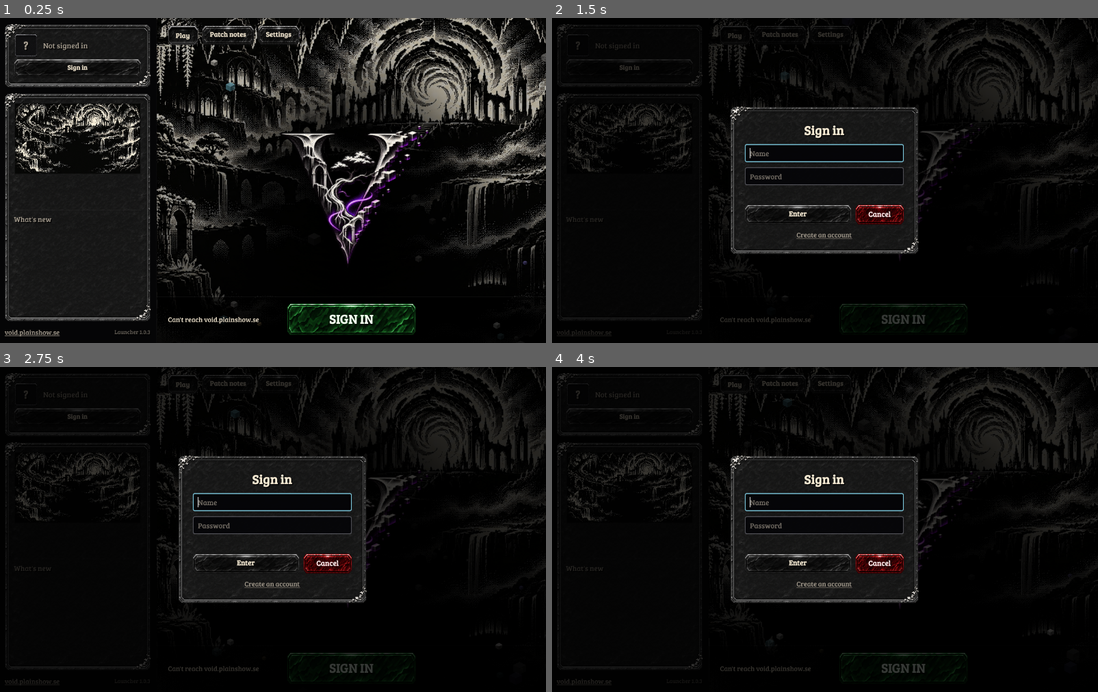
Above: before the commit, frames 1-4 (two rows, left to right).
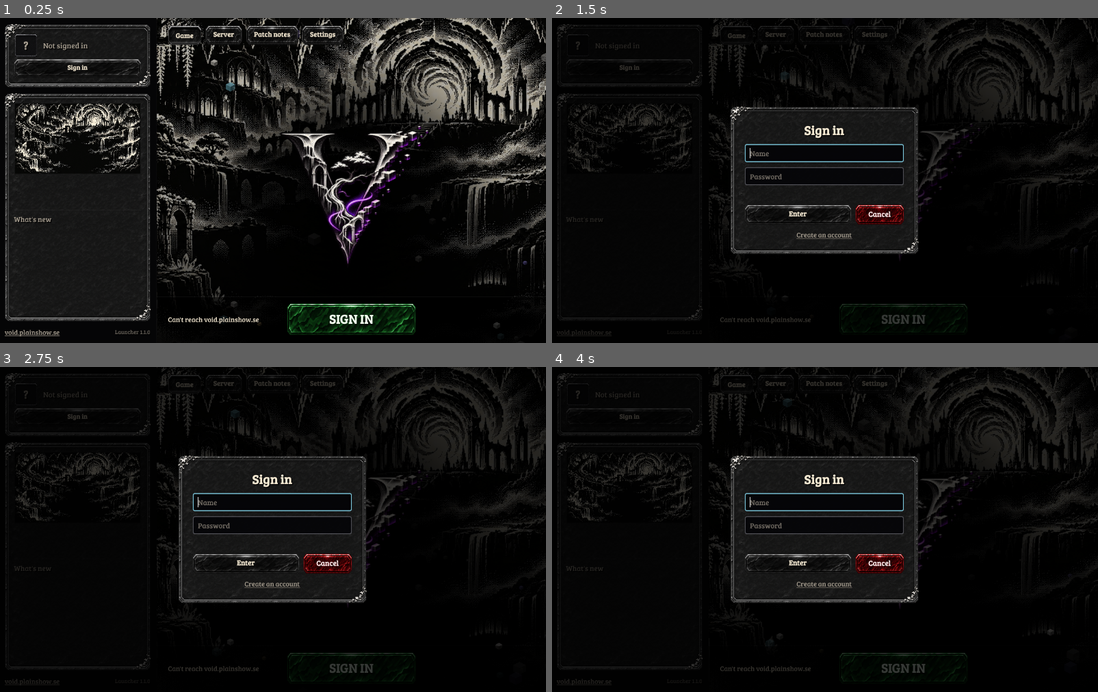
Above: after the commit, the same moments.

Repository: huggan360/void_of_exile_launcher
Game: Godot game, scene res://main.tscn
Same seed, same stepped clock (60 frames per second), same inputs: the game is played once before the commit and once after it.
Inputs (mouse positions are in pixels of both pictures, inside the frame that each line leads up to):
- Up to frame 1 (0.25 s): no input
- Up to frame 2 (1.5 s): click "Sign in" at 0.5 s; click (737, 34) at 1.25 s, where only the run after the commit has a clickable "Game"
- Up to frame 3 (2.75 s): click "Patch notes" at 2 s
- Up to frame 4 (4 s): click (775, 383) at 2.75 s, where only the run after the commit has a clickable "Server"; click "Settings" at 3.5 s

The runs differ from the first frame. In frame 1, 0.7% of the frame differs, in the area x 20-63%, y 2-98%; in frame 2, 0.2%; in frame 3, 0.2%; in frame 4, 0.2%.

Commit message:
Launcher 1.1.0: Game and Server; host a server of your own (settings, start/stop, players, kick, log)
Co-Authored-By: Claude Opus 5.5 <noreply@anthropic.com>

Diff:
--- a/project.godot
+++ b/project.godot
@@ -5,7 +5,7 @@
 
 config/name="Void of Exile Launcher"
 config/description="Installs, updates and starts Void of Exile."
-config/version="1.0.3"
+config/version="1.1.0"
 run/main_scene="res://main.tscn"
 config/features=PackedStringArray("4.7", "GL Compatibility")
 config/icon="res://assets/icon.png"
--- a/scripts/launcher.gd
+++ b/scripts/launcher.gd
@@ -2,13 +2,18 @@
 ## Void of Exile launcher: account on the left with the newest release and its
 ## notes, the play area on the right. The game only starts on the latest
 ## release; updates download just the chunks that changed (see updater.gd).
-
-const VERSION := "1.0.3"
+## Game and Server at the top choose what the big button does: play, or host a
+## server of your own (server_host.gd; signed in only).
+
+const VERSION := "1.1.0"
 const RECHECK := 300.0
 
 var net := Net.new()
 var accounts := Accounts.new()
 var updater: Updater
+var host: ServerHost
+## "game" or "server": what the big button at the bottom does.
+var mode := "game"
 
 var latest := {}
 var me := {}
@@ -38,6 +43,15 @@
 var login_error: Label
 var login_go: Button
 var account_menu: PopupMenu
+# Server page
+var stop_button: Button
+var server_body: Control
+var server_signin: Control
+var server_status: Label
+var server_fields := {}
+var players_title: Label
+var players_list: VBoxContainer
+var server_log: RichTextLabel
 
 
 func _ready() -> void:
@@ -47,9 +61,23 @@
 	updater = Updater.new(net)
 	add_child(updater)
 	updater.progress.connect(_on_progress)
+	host = ServerHost.new(net)
+	add_child(host)
+	host.updater.progress.connect(_on_progress)
+	host.changed.connect(_on_host_changed)
+	host.log_line.connect(_on_server_log)
+	get_tree().auto_accept_quit = false
 	_build()
 	_refresh_account()
 	_check()
+
+
+func _notification(what: int) -> void:
+	if what == NOTIFICATION_WM_CLOSE_REQUEST:
+		if host and host.running:
+			status.text = "Stopping your server: saving the players"
+			await host.shutdown()
+		get_tree().quit()
 
 
 func _process(delta: float) -> void:
@@ -193,9 +221,9 @@
 	top_pad.add_theme_constant_override("margin_top", 18)
 	top_pad.add_child(top)
 	col.add_child(top_pad)
-	for key in ["play", "notes", "settings"]:
+	for key in ["play", "server", "notes", "settings"]:
 		var b := UI.stone_button(Button.new(), 16)
-		b.text = {play = "Play", notes = "Patch notes", settings = "Settings"}[key]
+		b.text = {play = "Game", server = "Server", notes = "Patch notes", settings = "Settings"}[key]
 		b.toggle_mode = true
 		b.pressed.connect(_show_page.bind(key))
 		tabs[key] = b
@@ -205,6 +233,7 @@
 	stack.size_flags_vertical = SIZE_EXPAND_FILL
 	col.add_child(stack)
 	pages.play = _play_page()
+	pages.server = _server_page()
 	pages.notes = _notes_page()
 	pages.settings = _settings_page()
 	for p: Control in pages.values():
@@ -348,6 +377,12 @@
 	play.custom_minimum_size = Vector2(300, 74)
 	play.pressed.connect(_on_play)
 	row.add_child(play)
+	stop_button = UI.red_button(Button.new(), 30)
+	stop_button.custom_minimum_size = Vector2(300, 74)
+	stop_button.text = "STOP SERVER"
+	stop_button.visible = false
+	stop_button.pressed.connect(func() -> void: host.stop())
+	row.add_child(stop_button)
 
 	installed_label = UI.label("", 14, UI.DIM)
 	installed_label.size_flags_horizontal = SIZE_EXPAND_FILL
@@ -363,6 +398,11 @@
 		tabs[k].set_pressed_no_signal(k == key)
 	if key == "notes":
 		_load_notes()
+	if key in ["play", "server"]:
+		mode = "server" if key == "server" else "game"
+		if mode == "server" and host.latest.is_empty():
+			host.check()
+		_update_play()
 
 
 # --- account ----------------------------------------------------------------------
@@ -371,6 +411,7 @@
 	me = {}
 	_draw_account()
 	_update_play()
+	_draw_server()
 	var token := accounts.token()
 	if token == "":
 		return
@@ -603,6 +644,11 @@
 # --- play / install ---------------------------------------------------------------
 
 func _update_play() -> void:
+	if mode == "server":
+		_update_server_button()
+		return
+	stop_button.visible = false
+	play.visible = true
 	var have := updater.installed_version()
 	installed_label.text = ("Installed  %s" % have) if have != "" else ""
 	if busy:
@@ -628,6 +674,9 @@
 
 
 func _on_play() -> void:
+	if mode == "server":
+		_on_server_button()
+		return
 	if accounts.current() == "":
 		_open_login()
 	elif not updater.is_current(latest):
@@ -673,3 +722,300 @@
 		return
 	status.text = "Void of Exile is running"
 	get_window().mode = Window.MODE_MINIMIZED
+
+
+# --- server -----------------------------------------------------------------------
+
+func _server_page() -> Control:
+	var page := Control.new()
+	var pad := MarginContainer.new()
+	pad.set_anchors_preset(PRESET_FULL_RECT)
+	for m in ["margin_left", "margin_right"]:
+		pad.add_theme_constant_override(m, 26)
+	pad.add_theme_constant_override("margin_top", 16)
+	pad.add_theme_constant_override("margin_bottom", 16)
+	page.add_child(pad)
+	var row := HBoxContainer.new()
+	row.add_theme_constant_override("separation", 18)
+	pad.add_child(row)
+	server_body = row
+
+	# Settings: only what a host may change; the game itself is locked.
+	var left := PanelContainer.new()
+	left.add_theme_stylebox_override("panel", UI.panel(24))
+	left.custom_minimum_size.x = 420
+	var lcol := VBoxContainer.new()
+	lcol.add_theme_constant_override("separation", 10)
+	left.add_child(lcol)
+	lcol.add_child(UI.label("Your server", 28, UI.TEXT, true))
+	server_status = UI.label("", 15, UI.DIM)
+	server_status.autowrap_mode = TextServer.AUTOWRAP_WORD_SMART
+	lcol.add_child(server_status)
+	lcol.add_child(_rule())
+	var grid := GridContainer.new()
+	grid.columns = 2
+	grid.add_theme_constant_override("h_separation", 14)
+	grid.add_theme_constant_override("v_separation", 10)
+	lcol.add_child(grid)
+	_setting(grid, "name", "Name", UI.field("My Void Realm"))
+	_setting(grid, "motd", "Message", UI.field("Welcome to the Void."))
+	_setting(grid, "max_players", "Players", _number(1, 300))
+	_setting(grid, "port", "Port", _number(1024, 65000))
+	var memory := UI.stone_button(OptionButton.new(), 15)
+	for mb in [2048, 3072, 4096, 6144, 8192, 0]:
+		memory.add_item("No limit" if mb == 0 else "%d GB" % (mb / 1024))
+		memory.set_item_metadata(memory.item_count - 1, mb)
+	_setting(grid, "max_memory_mb", "Memory", memory)
+	_setting(grid, "player_collision", "Player contact", _toggle())
+	_setting(grid, "public", "Listed for all", _toggle())
+	var hint := UI.label("Servers play exactly like the official ones: only these settings can change. "
+			+ "Forward UDP to the port and the port + 1 for players outside your network.", 13, Color(UI.DIM, 0.85))
+	hint.autowrap_mode = TextServer.AUTOWRAP_WORD_SMART
+	lcol.add_child(hint)
+	row.add_child(left)
+
+	# Players and the log.
+	var right := VBoxContainer.new()
+	right.size_flags_horizontal = SIZE_EXPAND_FILL
+	right.add_theme_constant_override("separation", 14)
+	var who := PanelContainer.new()
+	who.add_theme_stylebox_override("panel", UI.panel(22))
+	who.size_flags_vertical = SIZE_EXPAND_FILL
+	var wcol := VBoxContainer.new()
+	wcol.add_theme_constant_override("separation", 8)
+	who.add_child(wcol)
+	players_title = UI.label("Players", 22, UI.TEXT, true)
+	wcol.add_child(players_title)
+	var pscroll := ScrollContainer.new()
+	pscroll.size_flags_vertical = SIZE_EXPAND_FILL
+	pscroll.horizontal_scroll_mode = ScrollContainer.SCROLL_MODE_DISABLED
+	players_list = VBoxContainer.new()
+	players_list.size_flags_horizontal = SIZE_EXPAND_FILL
+	players_list.add_theme_constant_override("separation", 6)
+	pscroll.add_child(players_list)
+	wcol.add_child(pscroll)
+	right.add_child(who)
+	var logs := PanelContainer.new()
+	logs.add_theme_stylebox_override("panel", UI.panel(18))
+	logs.size_flags_vertical = SIZE_EXPAND_FILL
+	var lgcol := VBoxContainer.new()
+	logs.add_child(lgcol)
+	lgcol.add_child(UI.label("Log", 17, UI.DIM))
+	server_log = RichTextLabel.new()
+	server_log.scroll_following = true
+	server_log.size_flags_vertical = SIZE_EXPAND_FILL
+	server_log.add_theme_font_size_override("normal_font_size", 13)
+	server_log.add_theme_color_override("default_color", Color(UI.TEXT, 0.82))
+	server_log.selection_enabled = true
+	lgcol.add_child(server_log)
+	right.add_child(logs)
+	row.add_child(right)
+
+	# Signed out: hosting needs an account.
+	var gate := CenterContainer.new()
+	gate.set_anchors_preset(PRESET_FULL_RECT)
+	var box := PanelContainer.new()
+	box.add_theme_stylebox_override("panel", UI.panel(30))
+	var gcol := VBoxContainer.new()
+	gcol.add_theme_constant_override("separation", 12)
+	box.add_child(gcol)
+	gcol.add_child(UI.label("Host a server", 28, UI.TEXT, true))
+	var why := UI.label("Sign in to run a Void of Exile server. It is tied to your account.", 16, UI.DIM)
+	why.autowrap_mode = TextServer.AUTOWRAP_WORD_SMART
+	why.custom_minimum_size.x = 380
+	gcol.add_child(why)
+	var sign := UI.stone_button(Button.new(), 17)
+	sign.text = "Sign in"
+	sign.pressed.connect(_open_login)
+	gcol.add_child(sign)
+	gate.add_child(box)
+	page.add_child(gate)
+	server_signin = gate
+	_fill_settings()
+	_draw_server()
+	return page
+
+
+func _setting(grid: GridContainer, key: String, title: String, control: Control) -> void:
+	var l := UI.label(title, 16, UI.DIM)
+	l.custom_minimum_size.x = 120
+	grid.add_child(l)
+	control.size_flags_horizontal = SIZE_EXPAND_FILL
+	grid.add_child(control)
+	server_fields[key] = control
+	if control is LineEdit:
+		(control as LineEdit).text_changed.connect(func(_t: String) -> void: _settings_changed())
+	elif control is SpinBox:
+		(control as SpinBox).value_changed.connect(func(_v: float) -> void: _settings_changed())
+	elif control is OptionButton:
+		(control as OptionButton).item_selected.connect(func(_i: int) -> void: _settings_changed())
+	elif control is Button:
+		(control as Button).toggled.connect(func(on: bool) -> void:
+			(control as Button).text = "On" if on else "Off"
+			_settings_changed())
+
+
+func _number(low: int, high: int) -> SpinBox:
+	var n := SpinBox.new()
+	n.min_value = low
+	n.max_value = high
+	n.rounded = true
+	var e := n.get_line_edit()
+	var look := UI.field("")
+	for state in ["normal", "focus"]:
+		e.add_theme_stylebox_override(state, look.get_theme_stylebox(state))
+	e.add_theme_font_size_override("font_size", 17)
+	e.custom_minimum_size.y = 42
+	look.free()
+	return n
+
+
+func _toggle() -> Button:
+	var b := UI.stone_button(Button.new(), 15)
+	b.toggle_mode = true
+	b.text = "Off"
+	return b
+
+
+func _fill_settings() -> void:
+	var s := host.settings
+	(server_fields.name as LineEdit).text = str(s.name)
+	(server_fields.motd as LineEdit).text = str(s.motd)
+	(server_fields.max_players as SpinBox).set_value_no_signal(int(s.max_players))
+	(server_fields.port as SpinBox).set_value_no_signal(int(s.port))
+	var memory := server_fields.max_memory_mb as OptionButton
+	for i in memory.item_count:
+		if int(memory.get_item_metadata(i)) == int(s.max_memory_mb):
+			memory.select(i)
+	for key in ["player_collision", "public"]:
+		var b := server_fields[key] as Button
+		b.set_pressed_no_signal(bool(s[key]))
+		b.text = "On" if bool(s[key]) else "Off"
+
+
+func _settings_changed() -> void:
+	var memory := server_fields.max_memory_mb as OptionButton
+	host.save_settings({
+		name = (server_fields.name as LineEdit).text.strip_edges().left(40) if (server_fields.name as LineEdit).text.strip_edges() != "" else "My Void Realm",
+		motd = (server_fields.motd as LineEdit).text.strip_edges().left(110),
+		max_players = int((server_fields.max_players as SpinBox).value),
+		port = int((server_fields.port as SpinBox).value),
+		max_memory_mb = int(memory.get_item_metadata(memory.selected)) if memory.selected >= 0 else 4096,
+		player_collision = (server_fields.player_collision as Button).button_pressed,
+		public = (server_fields.public as Button).button_pressed,
+	})
+	if host.running:
+		server_status.text = "Running. Changes apply the next time it starts."
+
+
+func _draw_server() -> void:
+	if server_body == null:
+		return
+	var signed := accounts.current() != ""
+	server_signin.visible = not signed
+	server_body.visible = signed
+	for key: String in server_fields:
+		var c: Control = server_fields[key]
+		if c is LineEdit: (c as LineEdit).editable = not host.running
+		elif c is SpinBox: (c as SpinBox).editable = not host.running
+		elif c is BaseButton: (c as BaseButton).disabled = host.running
+	if host.running:
+		var count := host.players.size()
+		server_status.text = ("Stopping: saving the players" if host.stopping else
+			"Running on port %d - %s" % [int(host.settings.port), str(host.info.get("version", ""))])
+		players_title.text = "Players  %d / %d" % [count, int(host.settings.max_players)]
+	else:
+		var have := host.updater.installed_version()
+		server_status.text = ("Installed  %s" % have) if have != "" else "Not installed yet"
+		players_title.text = "Players"
+	for c in players_list.get_children():
+		c.queue_free()
+	if host.running and host.players.is_empty():
+		players_list.add_child(UI.label("Nobody is on yet.", 15, UI.DIM))
+	elif not host.running:
+		players_list.add_child(UI.label("Start the server to see who plays on it.", 15, UI.DIM))
+	for p: Dictionary in host.players:
+		var line := PanelContainer.new()
+		line.add_theme_stylebox_override("panel", UI.card(10, 0.9))
+		var r := HBoxContainer.new()
+		r.add_theme_constant_override("separation", 14)
+		line.add_child(r)
+		var n := UI.label(str(p.get("name", "?")), 17, UI.BAD if p.get("dead", false) else UI.TEXT, true)
+		n.custom_minimum_size.x = 150
+		r.add_child(n)
+		r.add_child(UI.label("%s %d" % [str(p.get("class_id", "")).capitalize(), int(p.get("level", 0))], 15, UI.GOLD))
+		var where := UI.label(str(p.get("place", "")), 15, UI.DIM)
+		where.size_flags_horizontal = SIZE_EXPAND_FILL
+		r.add_child(where)
+		r.add_child(UI.label("%d ms" % int(p.get("ping", 0)), 14, UI.DIM))
+		var kick := UI.red_button(Button.new(), 14)
+		kick.text = "Kick"
+		kick.pressed.connect(host.kick.bind(str(p.get("name", ""))))
+		r.add_child(kick)
+		players_list.add_child(line)
+
+
+func _on_host_changed() -> void:
+	_draw_server()
+	if mode == "server":
+		_update_play()
+
+
+func _on_server_log(line: String) -> void:
+	if server_log:
+		server_log.add_text(line + "\n")
+
+
+func _update_server_button() -> void:
+	var have := host.updater.installed_version()
+	installed_label.text = ("Server  %s" % have) if have != "" else ""
+	play.visible = not host.running
+	stop_button.visible = host.running
+	stop_button.disabled = host.stopping
+	if busy:
+		return
+	play.disabled = false
+	if accounts.current() == "":
+		play.text = "SIGN IN"
+	elif host.latest.is_empty():
+		play.text = "START"
+		play.disabled = true
+		status.text = "Looking for the server build"
+	elif not host.available():
+		play.text = "SOON"
+		play.disabled = true
+		status.text = "The server runs on Linux for now"
+	elif have == "":
+		play.text = "INSTALL"
+		status.text = "Server %s - %s" % [host.latest.version, Updater._mb(int(host.latest.platforms[Updater.platform()].get("download", 0)))]
+	elif not host.updater.is_current(host.latest):
+		play.text = "UPDATE"
+		status.text = "Server %s is out" % host.latest.version
+	else:
+		play.text = "START"
+		status.text = "Your server is running" if host.running else ""
+
+
+func _on_server_button() -> void:
+	if accounts.current() == "":
+		_open_login()
+	elif not host.updater.is_current(host.latest):
+		if busy or host.latest.is_empty():
+			return
+		busy = true
+		play.disabled = true
+		play.text = "INSTALLING"
+		bar.visible = true
+		bar.value = 0
+		var err := await host.updater.update(host.latest)
+		busy = false
+		bar.visible = false
+		status.text = err if err != "" else "Server ready"
+		_draw_server()
+		_update_play()
+	else:
+		play.disabled = true
+		status.text = "Starting your server"
+		var err := await host.start(accounts.current(), accounts.token())
+		status.text = err if err != "" else "Your server is running"
+		_update_play()
--- /dev/null
+++ b/scripts/server_host.gd
@@ -0,0 +1,226 @@
+class_name ServerHost
+extends Node
+## The launcher's own dedicated server. Installs the server build (its own
+## Updater; its files are the game's under another name, so the chunks are
+## shared), writes its config, starts and stops it, reads its log, and asks it
+## who is on and to kick someone over the local admin channel (the game's
+## NetServer._admin: "VRADMIN <token> players|kick <name>|stop" on the status
+## port, answered only on this computer, only with the token set here).
+##
+## Its files live in the launcher's data folder: server_build/ (the build) and
+## server/ (server.cfg with the host's settings and key, and the world saves).
+
+signal changed
+signal log_line(text: String)
+
+## What a host may set (the server is locked to the official game otherwise).
+const DEFAULTS := {name = "My Void Realm", motd = "Welcome to the Void.", max_players = 40, port = 24565,
+	max_memory_mb = 4096, player_collision = false, public = true}
+const POLL := 1.5
+const STOP_WAIT := 25.0
+const LOG_LINES := 400
+
+var net: Net
+var updater: Updater
+var latest := {}
+var settings := {}
+var running := false
+var stopping := false
+var players: Array = []
+var info := {}
+var log_lines: PackedStringArray = []
+
+var _pid := 0
+var _stdio: FileAccess
+var _stderr: FileAccess
+var _partial := {}
+var _udp := PacketPeerUDP.new()
+var _token := ""
+var _poll := 0.0
+var _stop_left := 0.0
+
+
+func _init(net_node: Net) -> void:
+	net = net_node
+	updater = Updater.new(net_node, "server_build")
+	add_child(updater)
+	load_settings()
+
+
+func config_dir() -> String:
+	return OS.get_user_data_dir().path_join("server")
+
+
+func _cfg_path() -> String:
+	return config_dir().path_join("server.cfg")
+
+
+func load_settings() -> void:
+	var cfg := ConfigFile.new()
+	cfg.load(_cfg_path())
+	settings = {}
+	for key: String in DEFAULTS:
+		var section := "gameplay" if key == "player_collision" else "server"
+		settings[key] = type_convert(cfg.get_value(section, key, DEFAULTS[key]), typeof(DEFAULTS[key]))
+
+
+## Reads the newest server release (/launcher/v1/server).
+func check() -> void:
+	var r := await net.fetch("/launcher/v1/server")
+	latest = r.data if r.ok else {}
+	changed.emit()
+
+
+func available() -> bool:
+	return latest.get("platforms", {}).has(Updater.platform())
+
+
+## A key for this account's server: asked once per account from the account
+## service (it ties the server to whoever signed in) and kept in server.cfg.
+func _ensure_key(username: String, token: String) -> String:
+	var cfg := ConfigFile.new()
+	cfg.load(_cfg_path())
+	if str(cfg.get_value("accounts", "server_key", "")) != "" and str(cfg.get_value("launcher", "account", "")) == username:
+		return ""
+	var r := await net.fetch("/api/host/key", HTTPClient.METHOD_POST, {}, token)
+	if not r.ok:
+		return r.error if r.error != "" else "Couldn't get a server key."
+	cfg.set_value("accounts", "server_key", str(r.data.key))
+	cfg.set_value("launcher", "account", username)
+	DirAccess.make_dir_recursive_absolute(config_dir())
+	cfg.save(_cfg_path())
+	return ""
+
+
+## Writes the host's settings into server.cfg (keeps everything else there).
+func save_settings(values: Dictionary) -> void:
+	settings.merge(values, true)
+	var cfg := ConfigFile.new()
+	cfg.load(_cfg_path())
+	for key: String in settings:
+		cfg.set_value("gameplay" if key == "player_collision" else "server", key, settings[key])
+	cfg.set_value("accounts", "url", Net.SITE)
+	DirAccess.make_dir_recursive_absolute(config_dir())
+	cfg.save(_cfg_path())
+
+
+## Starts the server for `username`. "" when it started, else why not.
+func start(username: String, token: String) -> String:
+	if running:
+		return ""
+	var exe := updater.executable()
+	if exe == "" or not FileAccess.file_exists(exe):
+		return "Install the server first."
+	var err := await _ensure_key(username, token)
+	if err != "":
+		return err
+	save_settings({})
+	var bytes := Crypto.new().generate_random_bytes(24)
+	_token = bytes.hex_encode()
+	OS.set_environment("VOID_ADMIN_TOKEN", _token)
+	var proc := OS.execute_with_pipe(exe, ["--headless", "--", "--dedicated", "--config=" + config_dir()], false)
+	OS.unset_environment("VOID_ADMIN_TOKEN")
+	if proc.is_empty() or int(proc.get("pid", 0)) <= 0:
+		return "The server couldn't start."
+	_pid = int(proc.pid)
+	_stdio = proc.stdio
+	_stderr = proc.stderr
+	_partial = {}
+	running = true
+	stopping = false
+	players = []
+	info = {}
+	log_lines = []
+	_add_log("Starting %s on port %d" % [settings.name, int(settings.port)])
+	changed.emit()
+	return ""
+
+
+## Asks it to save everyone and quit; it is killed if it doesn't within STOP_WAIT.
+func stop() -> void:
+	if not running or stopping:
+		return
+	stopping = true
+	_stop_left = STOP_WAIT
+	_admin("stop")
+	_add_log("Stopping: saving the players")
+	changed.emit()
+
+
+func kick(player_name: String) -> void:
+	if running:
+		_admin("kick " + player_name)
+		_add_log("Kicked %s" % player_name)
+		_poll = 0.3
+
+
+func _admin(command: String) -> void:
+	_udp.set_dest_address("127.0.0.1", int(settings.port) + 1)
+	_udp.put_packet(("VRADMIN %s %s" % [_token, command]).to_utf8_buffer())
+
+
+func _process(delta: float) -> void:
+	if not running:
+		return
+	_drain(_stdio, "out")
+	_drain(_stderr, "err")
+	if not OS.is_process_running(_pid):
+		_drain(_stdio, "out")
+		_drain(_stderr, "err")
+		_add_log("The server stopped.")
+		running = false
+		stopping = false
+		players = []
+		_pid = 0
+		changed.emit()
+		return
+	if stopping:
+		_stop_left -= delta
+		if _stop_left <= 0.0:
+			OS.kill(_pid)
+	while _udp.get_available_packet_count() > 0:
+		var reply = JSON.parse_string(_udp.get_packet().get_string_from_utf8())
+		if reply is Dictionary:
+			info = reply.get("info", info)
+			if reply.has("players"):
+				players = reply.players
+			changed.emit()
+	_poll -= delta
+	if _poll <= 0.0 and not stopping:
+		_poll = POLL
+		_admin("players")
+
+
+## Reads what the server printed (non-blocking pipes) into whole lines.
+func _drain(pipe: FileAccess, which: String) -> void:
+	if pipe == null:
+		return
+	for i in 16:
+		var data := pipe.get_buffer(8192)
+		if data.is_empty():
+			return
+		var text: String = _partial.get(which, "") + data.get_string_from_utf8()
+		var lines := text.split("\n")
+		_partial[which] = lines[lines.size() - 1]
+		for k in lines.size() - 1:
+			var line := lines[k].strip_edges(false, true)
+			if line != "" and not line.begins_with("   at:"):
+				_add_log(line)
+
+
+func _add_log(line: String) -> void:
+	log_lines.append(line)
+	if log_lines.size() > LOG_LINES:
+		log_lines = log_lines.slice(log_lines.size() - LOG_LINES)
+	log_line.emit(line)
+
+
+## The launcher closes: a running server is stopped properly first.
+func shutdown() -> void:
+	if not running:
+		return
+	stop()
+	var waited := 0.0
+	while running and waited < STOP_WAIT + 2.0:
+		await get_tree().create_timer(0.2).timeout
+		waited += 0.2
--- a/scripts/updater.gd
+++ b/scripts/updater.gd
@@ -30,9 +30,10 @@
 signal _chunk_landed
 
 
-func _init(net_node: Net) -> void:
+## `folder`: "game", or "server_build" for the dedicated server (ServerHost).
+func _init(net_node: Net, folder := "game") -> void:
 	net = net_node
-	install_dir = OS.get_user_data_dir().path_join("game")
+	install_dir = OS.get_user_data_dir().path_join(folder)
 
 
 static func platform() -> String:
@@ -79,7 +80,7 @@
 	_failed = ""
 	var spec: Dictionary = latest.get("platforms", {}).get(platform(), {})
 	if spec.is_empty():
-		return "Void of Exile isn't available for this system yet."
+		return "This isn't available for your system yet."
 	progress.emit(0, 0, "Reading the release")
 	var r := await net.fetch(str(spec.manifest_url))
 	if not r.ok:
Not shown, changed: export_presets.cfg
Not shown, added: scripts/server_host.gd.uid
